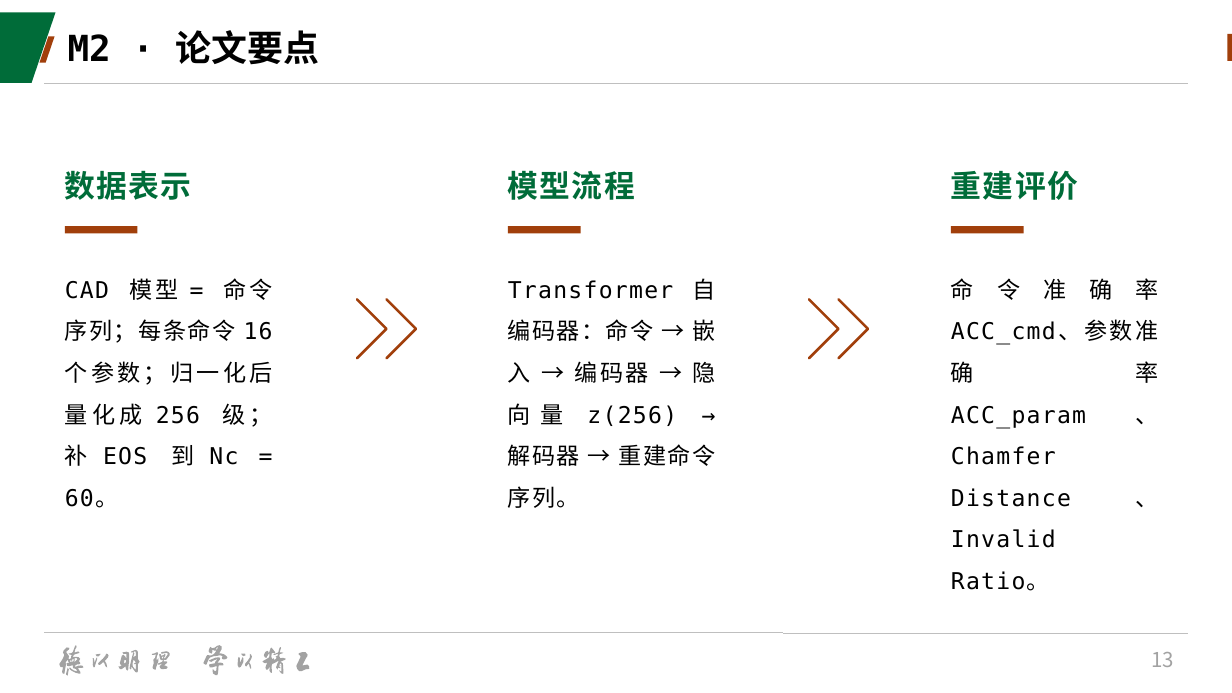
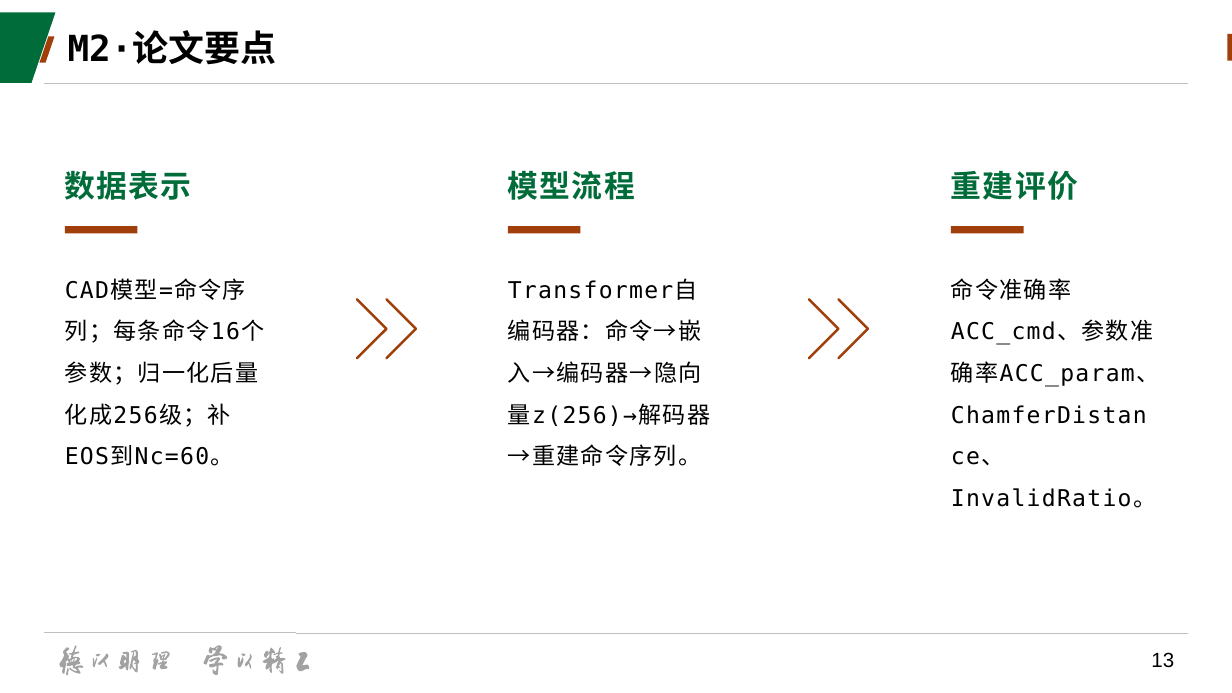
Before and after one commit to starfish667/deepcad_test, a slide deck: slide 13 of doc/AICAD汇报.pptx. Drawn at 1232x693 pixels with LibreOffice and Linux fonts; fonts in the diff are those of the drawing; background and template pictures are left out. Boxes give left, top, right and bottom in pixels: in the first picture for what was removed or moved away, otherwise in the second. Text is boxed around its words. In the diff, an @@ line names an element or a change of style, - is before the commit and + after.

```diff
--- a/doc/AICAD汇报.pptx
+++ b/doc/AICAD汇报.pptx
@@ title at (x1=68, y1=32, x2=276, y2=65): text changed @@
-M2 · 论文要点
+M2·论文要点
@@ text at (x1=65, y1=279, x2=265, y2=466): text changed @@
-CAD 模型 = 命令序列；每条命令 16 个参数；归一化后量化成 256 级；补 EOS 到 Nc = 60。
+CAD模型=命令序列；每条命令16个参数；归一化后量化成256级；补EOS到Nc=60。
@@ text at (x1=951, y1=278, x2=1159, y2=508): text changed @@
-命令准确率 ACC_cmd、参数准确率 ACC_param、Chamfer Distance、Invalid Ratio。
+命令准确率ACC_cmd、参数准确率ACC_param、ChamferDistance、InvalidRatio。
@@ text at (x1=508, y1=319, x2=710, y2=466): text changed @@
-Transformer 自编码器：命令 → 嵌入 → 编码器 → 隐向量 z(256) → 解码器 → 重建命令序列。
+Transformer自编码器：命令→嵌入→编码器→隐向量z(256)→解码器→重建命令序列。
@@ page number at (x1=1151, y1=652, x2=1174, y2=668): font Noto Sans CJK SC to Arial, text colour #A2A2A2 to #000000 @@
```
Also in this commit, not shown: 23 other slides changed.
